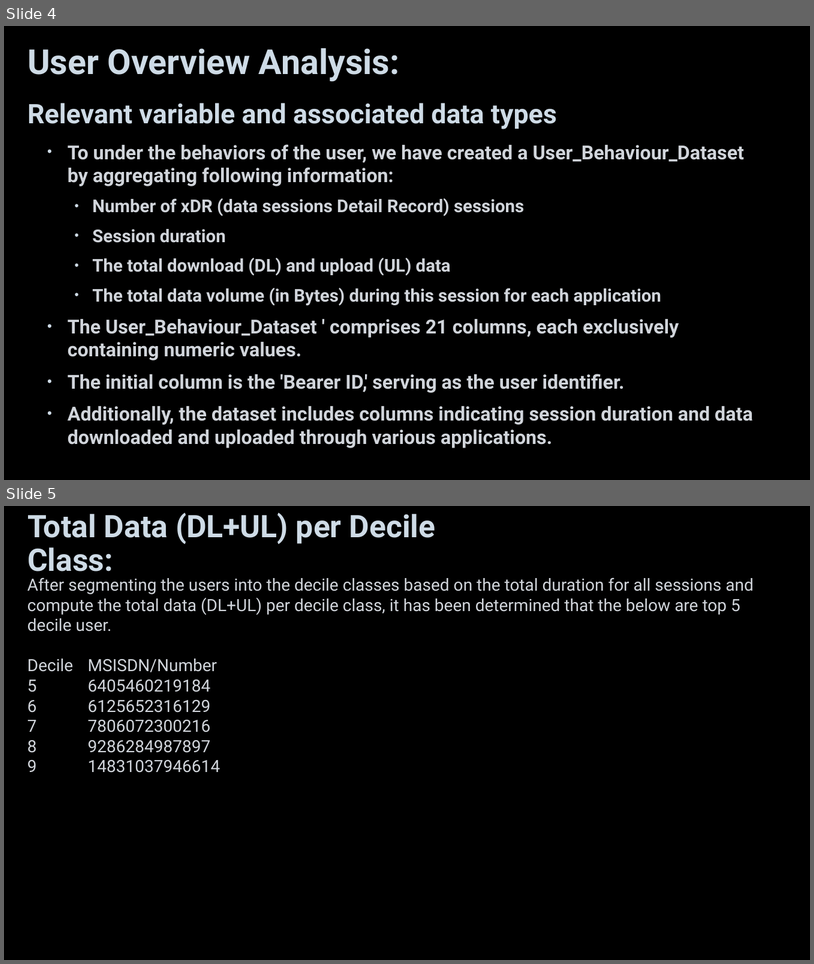
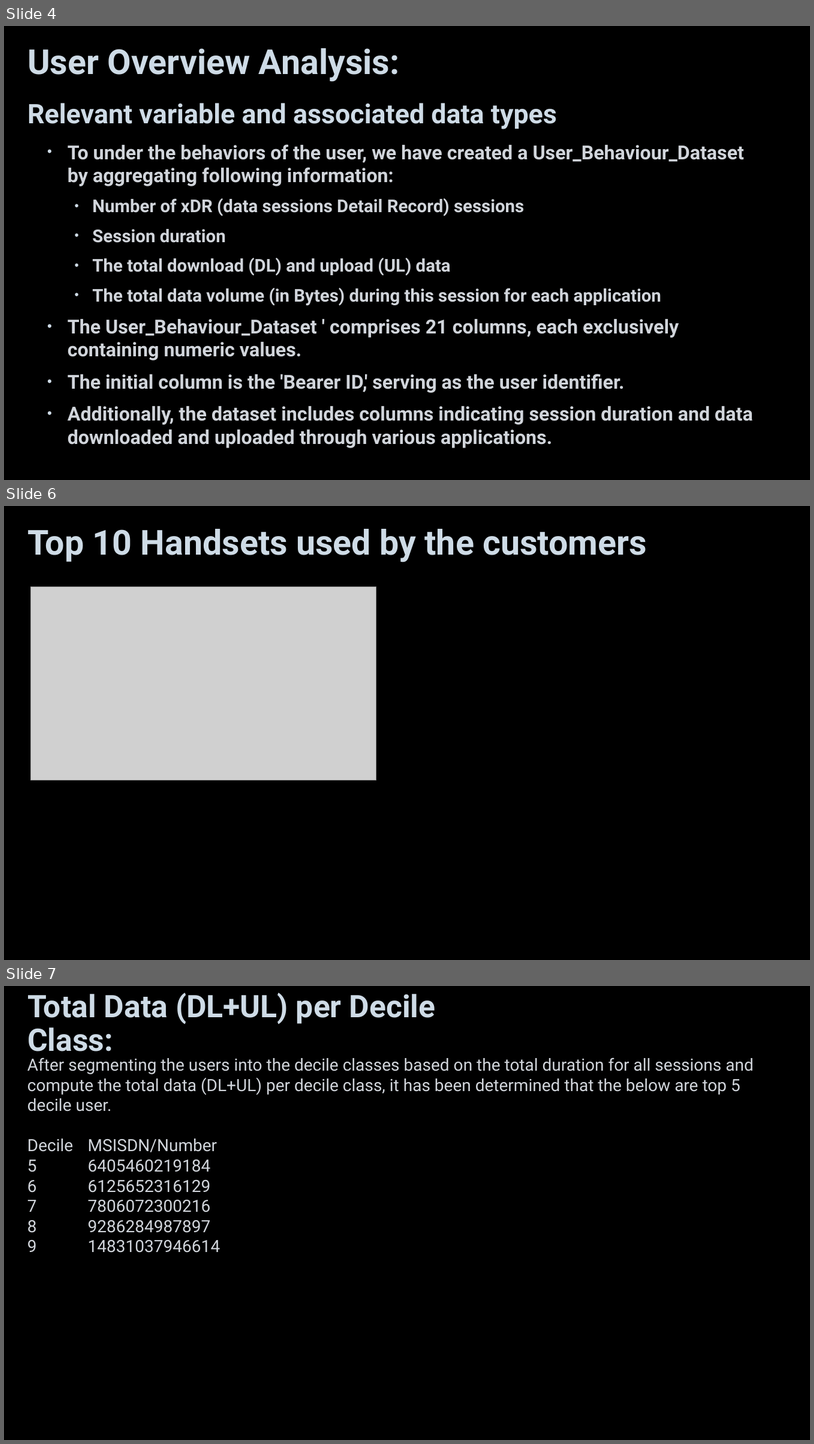
Before and after one commit to gauravkdwivedi/Next-Hike-Project-1, a slide deck: NextHike Project 5/Next Hike Project 5.pptx. Shown one above the other, each under a label of ours: slides 4 and 5 before the commit, slides 4, 6 and 7 after it; the slides between them are not shown. The pictures are 814x964 and 814x1444 pixels, drawn with LibreOffice and Linux fonts; fonts in the diff are those of the drawing; grey boxes stand for pictures; background and template pictures are left out. Boxes give left, top, right and bottom in pixels: in the first picture for what was removed or moved away, otherwise in the second. Text is boxed around its words. In the diff, an @@ line names an element or a change of style, - is before the commit and + after.

```diff
--- a/NextHike Project 5/Next Hike Project 5.pptx
+++ b/NextHike Project 5/Next Hike Project 5.pptx
@@ slide 6 added at bbox=[4, 506, 810, 960], background picture (left out) @@
@@ title added at bbox=[27, 529, 647, 562], 41 pt, text #CEDBE6, bold @@
+Top 10 Handsets used by the customers
@@ picture added at bbox=[31, 586, 377, 780] @@
@@ what was slide 5 is now slide 7 @@
```
Also in this commit, not shown: 1 slide changed, 1 other slide added, 19 other files.
